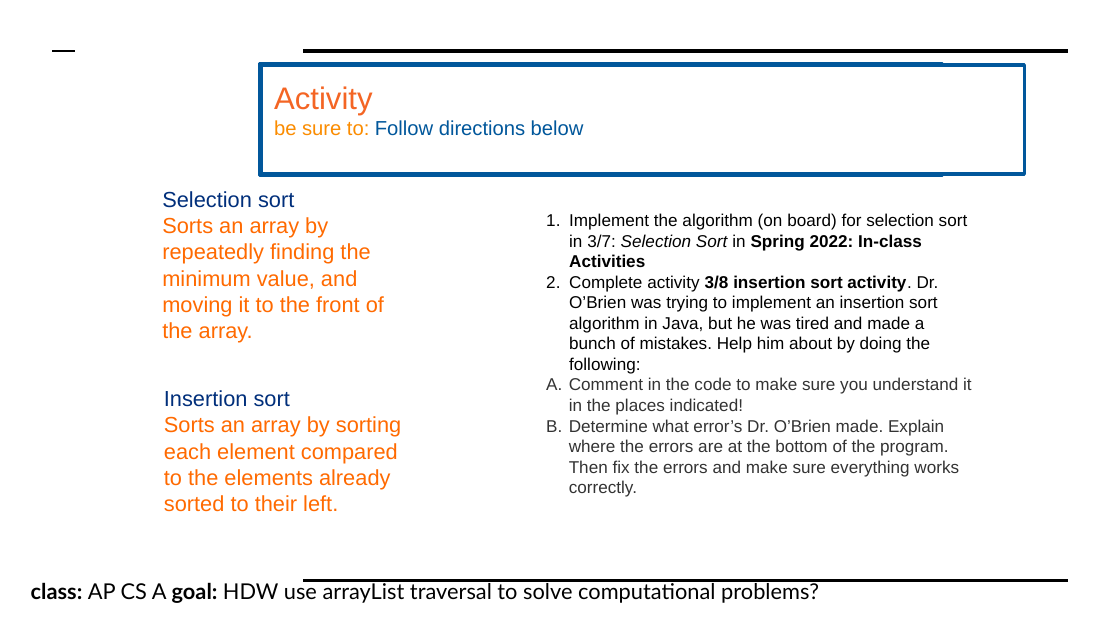
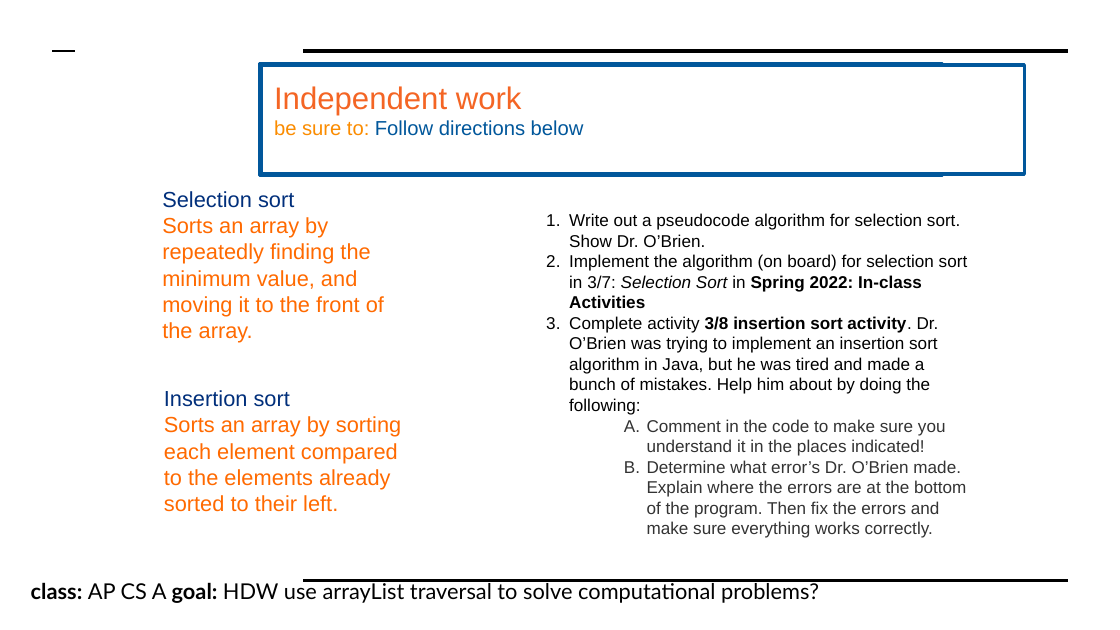
Before and after one commit to cobrien87/work, a slide deck: slide 8 of old/apcsa2_5_2.pptx. Drawn at 1120x630 pixels with LibreOffice and Linux fonts; fonts in the diff are those of the drawing; background and template pictures are left out. Boxes give left, top, right and bottom in pixels: in the first picture for what was removed or moved away, otherwise in the second. Text is boxed around its words. In the diff, an @@ line names an element or a change of style, - is before the commit and + after.

```diff
--- a/old/apcsa2_5_2.pptx
+++ b/old/apcsa2_5_2.pptx
@@ text at [274,86,522,115]: text changed @@
-Activity
+Independent work
@@ text at [569,213,960,247]: paragraph added @@
+1. Write out a pseudocode algorithm for selection sort. Show Dr. O’Brien.
@@ text at [647,419,966,538]: list level 1 to 2 in "Comment in the code to ..."; list level 1 to 2 in "Determine what error’s Dr. O’Brien ..." @@
```
Also in this commit, not shown: 10 other files.
